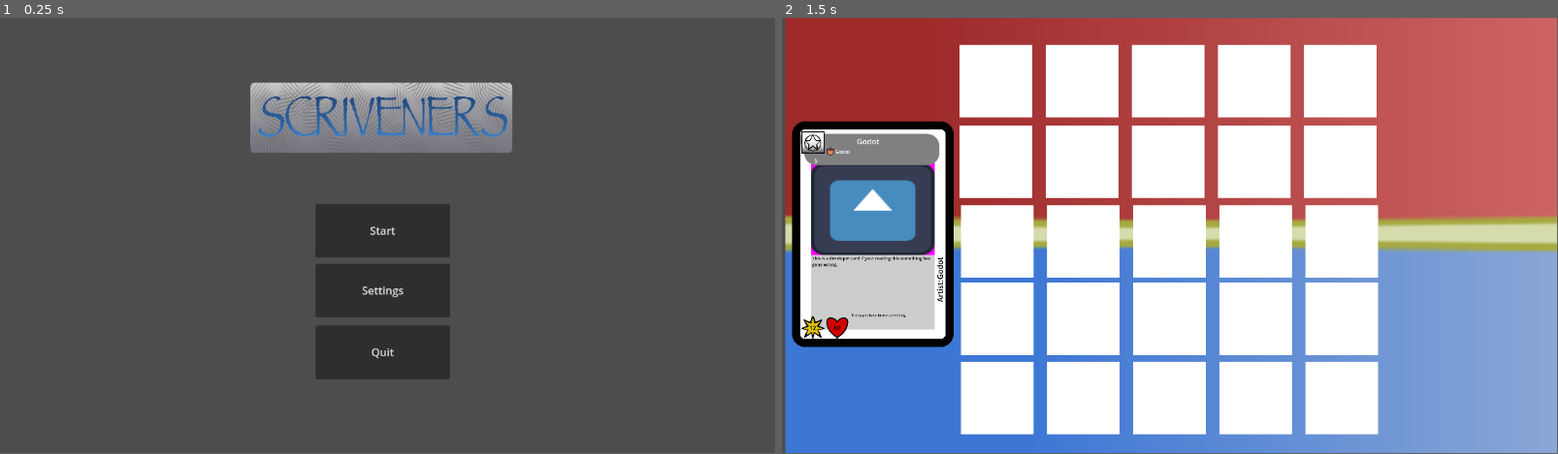
Above: before the commit, frames 1-2 (left to right).
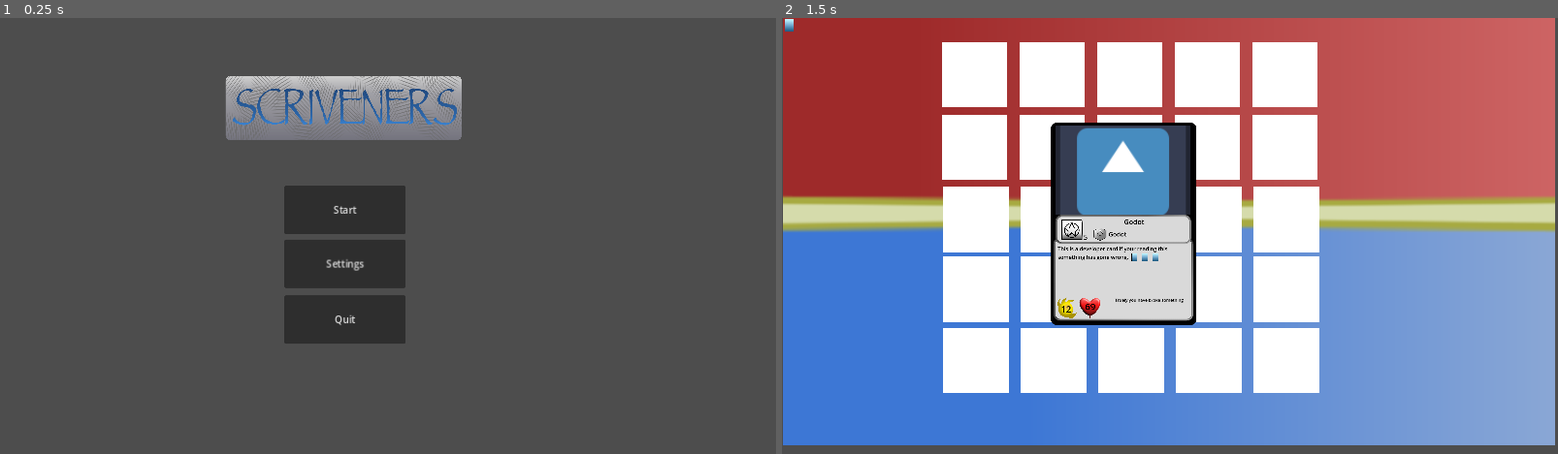
Above: after the commit, the same moments.

Repository: Diah50/Scriveners_Digital_Card_Game
Game: Godot game, scene res://scenes/main.tscn
Two runs of this game, one before a commit and one after it. Both use one fixed random seed, a clock stepped at 60 frames per second and the inputs below. The engine's default icon, where the game draws it, is replaced by a stand-in: a white triangle on a blue panel in a dark square.
Inputs:
- Up to frame 1 (0.25 s): no input
- Up to frame 2 (1.5 s): click "Start" at 0.5 s; tap Enter at 1.25 s
In our replay, the window is 799x449 before the commit and 800x450 after it. These sizes can differ from the game's own. Grey fills any space a smaller window leaves; there, only what the larger window draws over its background counts as a difference.

The runs differ from the first frame. In frame 1, 9.8% of the frame differs, in the area x 29-66%, y 13-83%; in frame 2, 47%, in the area x 0-100%, y 0-100%.
Error after the commit: Invalid access to property or key 'heart' on a base object of type 'Nil'. (res://scenes/card)

Commit message:
Updated the template with the new frame and icons and fixed a bug where it wasn't updating the text.

Diff:
--- a/global scripts/cardResource.gd
+++ b/global scripts/cardResource.gd
@@ -3,7 +3,6 @@
 class_name CardData
 enum Faction{AMBITION,INGENUITY,STRENGTH,ENDURANCE,TENACITY,CONTROL,HEGEMONY}
 
-enum Subtype {ROBOT}
 enum CardType {CARD,COMMANDER,LOCATION,SUPPORT,NEUTRAL,EQUIPMENT}
 @export var cardName:String
 @export var cost:int
@@ -16,21 +15,22 @@
 @export var flovorText:String
 @export var artistName:String
 @export var cardArt:String
+@export var moveSpeed:int = 1
 
-func load_card_type_texture(type:CardType):
+func load_card_type(type:CardType):
 	match type:
 		CardType.CARD:
-			return load("res://assets/textures/Icons/card types/card_icon.png")
+			return "${Card}"
 		CardType.COMMANDER:
-			return load("res://assets/textures/Icons/card types/commander_icon.png")
+			return "${Commander}"
 		CardType.LOCATION:
-			return load("res://assets/textures/Icons/card types/location_icon.png")
+			return "${Location}"
 		CardType.SUPPORT:
-			return load("res://assets/textures/Icons/card types/support_icon.png")
+			return "${Support}"
 		CardType.NEUTRAL:
-			return load("res://assets/textures/Icons/card types/neutral_icon.png")
+			return "${Neutral}"
 		CardType.EQUIPMENT:
-			return load("res://assets/textures/Icons/card types/equipment_icon.png")
+			return "${Equipment}"
 
 		_:
 			push_error("Nonexistent card type")
@@ -55,5 +55,6 @@
 		_:
 			push_error("Nonexistent faction type")
 			return load("res://icon.svg")
+
 func load_card_art():
 	return load(cardArt)
--- a/project.godot
+++ b/project.godot
@@ -14,3 +14,9 @@
 run/main_scene="res://scenes/main.tscn"
 config/features=PackedStringArray("4.2", "Forward Plus")
 config/icon="res://icon.svg"
+
+[display]
+
+window/size/viewport_width=1280
+window/size/viewport_height=720
+window/stretch/mode="canvas_items"
--- a/scenes/ScrivenersRichTextLabel.gd
+++ b/scenes/ScrivenersRichTextLabel.gd
@@ -7,14 +7,16 @@
 
 var keyWords = [
 "Ingenuity", "Endurance", "Strength", "Hegemony" , "Ambition" , "Tenacity", "Power",
-"Heart", "Card", "Support", "Equipment", "Location", "Commander", "Unit",
+"Heart", "Card", "Support", "Equipment", "Location", "Commander", "Unit","Neutral",
 "Burst","Revenge","Twinattack", "Murder", "Slayer", "Protected", "Aerial", "Whirlwind", "Unique", "Logistics", "Gravefeed", "Necroform X","Improvise", "Enrage", "Pincer", "Active", "Ranged", "Guardian", "Sift X","Energize", "Patience", "Rapid", "Fervor"
 ]
 @export var iconSize = 24
 
 var lastTest = ""
+var lastIconSize = iconSize
 
 func _ready():
+	bbcode_enabled = true
 	complile_text()
 
 func complile_text():
@@ -25,9 +27,10 @@
 		text = regex.sub(text,load_text_effect(key),true)
 
 func _process(_delta):
-	if lastTest != text:
+	if lastTest != text or iconSize != lastIconSize:
+		lastTest = text
+		lastIconSize = iconSize
 		complile_text()
-		lastTest = text
 
 func load_text_effect(text:String):
 	match text:
@@ -49,6 +52,8 @@
 			return "[img={width}"+str(iconSize)+"{height}]res://assets/textures/Icons/heart_icon.png[/img]"
 		"Card":
 			return "[img={width}"+str(iconSize)+"{height}]res://assets/textures/Icons/card types/card_icon.png[/img]"
+		"Neutral":
+			return "[img={width}"+str(iconSize)+"{height}]res://assets/textures/Icons/card types/neutral_icon.png[/img]"
 		"Support":
 			return "[img={width}"+str(iconSize)+"{height}]res://assets/textures/Icons/factions/support_icon.png[/img]"
 		"Equipment":
--- a/scenes/card Template.gd
+++ b/scenes/card Template.gd
@@ -1,32 +1,36 @@
 extends Node2D
 
 class_name CardTemplate
-@onready var cardName = $Control/background/Panel/header/Panel/VBoxContainer/cardName
-@onready var cost = $Control/background/Panel/header/Panel/VBoxContainer/HBoxContainer2/cost
-@onready var cardType =$Control/background/Panel/header/Panel/VBoxContainer/HBoxContainer/cardType
-@onready var faction = $"Control/background/Panel/Faction icon/factionTexture"
-@onready var subtype = $Control/background/Panel/header/Panel/VBoxContainer/HBoxContainer/subtypeText
+@onready var cardName = $"Control/background/Panel/header/HBoxContainer/name and types/cardName"
+@onready var cost = $"Control/background/Panel/header/HBoxContainer/Faction and cost/cost"
+@onready var faction = $"Control/background/Panel/header/HBoxContainer/Faction and cost/factionTexture"
+@onready var subtype = $"Control/background/Panel/header/HBoxContainer/name and types/subtypeText"
 @onready var power = $Control/background/Panel/Power/TextureRect/powerText
 @onready var heart = $Control/background/Panel/Heart/TextureRect/heartText
-@onready var description = $"Control/background/Panel/Description box/Panel/GridContainer/descriptionText"
-@onready var flovorText = $"Control/background/Panel/Description box/Panel/GridContainer/MarginContainer/flavorText"
+@onready var description = $"Control/background/Panel/Description box/GridContainer/descriptionText"
+@onready var flovorText = $"Control/background/Panel/Description box/GridContainer/MarginContainer/flavorText"
 @onready var cardArt = $"Control/background/Panel/Image window/cardImage"
 @onready var artistName = $Control/background/Panel/ArtistTage/artistName
 
 
 @export var cardInfo:CardData
 
-
-
+var max_health = cardInfo.heart
+var health = max_health:
+	set(value):
+		if health-value<=0 and value<0 :
+			health = 0
+		elif health+value>= max_health and value>0:
+			health = max_health
+		health = value
 func _ready():
 	update_card_visuals()
 
 func update_card_visuals():
 	cardName.text = cardInfo.cardName
 	cost.text = str(cardInfo.cost)
-	cardType.texture = await cardInfo.load_card_type_texture(cardInfo.cardType)
 	faction.texture = await cardInfo.load_faction_texture(cardInfo.faction)
-	subtype.text = cardInfo.subtype
+	subtype.text =  await cardInfo.load_card_type(cardInfo.cardType)+" "+cardInfo.subtype
 	power.text = str(cardInfo.power)
 	heart.text = str(cardInfo.heart)
 	description.text = cardInfo.description
--- a/scenes/card Template.tscn
+++ b/scenes/card Template.tscn
@@ -1,11 +1,12 @@
-[gd_scene load_steps=22 format=3 uid="uid://cw7ye7msiyejp"]
+[gd_scene load_steps=14 format=3 uid="uid://cw7ye7msiyejp"]
 
 [ext_resource type="Script" path="res://scenes/card Template.gd" id="1_btga0"]
+[ext_resource type="Texture2D" uid="uid://c7ncr1xoec8ni" path="res://assets/textures/SCG_Card_Frame.png" id="2_27p0o"]
+[ext_resource type="PackedScene" uid="uid://eik7hn8vmhxq" path="res://scenes/tools/scriveners_rich_text_label.tscn" id="3_hl17v"]
 [ext_resource type="Texture2D" uid="uid://ugct8o3ae41s" path="res://assets/textures/Icons/power_icon.png" id="3_idafw"]
-[ext_resource type="Texture2D" uid="uid://brhy3lv4hy46f" path="res://assets/textures/Icons/card types/card_icon.png" id="3_m552f"]
 [ext_resource type="Texture2D" uid="uid://yvmoavymhnbc" path="res://assets/textures/Icons/heart_icon.png" id="4_7x4wq"]
+[ext_resource type="Texture2D" uid="uid://difxuhmw3l4jm" path="res://icon.svg" id="4_gb84i"]
 [ext_resource type="Texture2D" uid="uid://h307w1s2265g" path="res://assets/textures/Icons/factions/ingenuity_icon.png" id="4_n54b8"]
-[ext_resource type="Texture2D" uid="uid://tcac8rylv62s" path="res://assets/textures/Neutral_-_3_Front.png" id="5_6foti"]
 
 [sub_resource type="StyleBoxFlat" id="StyleBoxFlat_3fudf"]
 bg_color = Color(1, 1, 1, 1)
@@ -22,47 +23,16 @@
 [sub_resource type="Theme" id="Theme_a7u7p"]
 Panel/styles/panel = SubResource("StyleBoxFlat_3fudf")
 
-[sub_resource type="StyleBoxFlat" id="StyleBoxFlat_vi34e"]
-bg_color = Color(0.8, 0.8, 0.8, 1)
-
-[sub_resource type="Theme" id="Theme_kdupp"]
-Panel/styles/panel = SubResource("StyleBoxFlat_vi34e")
-
-[sub_resource type="LabelSettings" id="LabelSettings_ivg5e"]
-font_size = 25
-font_color = Color(0, 0, 0, 1)
-
-[sub_resource type="LabelSettings" id="LabelSettings_sxsr3"]
-font_size = 20
-font_color = Color(0, 0, 0, 1)
-
-[sub_resource type="StyleBoxFlat" id="StyleBoxFlat_7ycge"]
-bg_color = Color(1, 0, 1, 1)
-
-[sub_resource type="Theme" id="Theme_actlg"]
-Panel/styles/panel = SubResource("StyleBoxFlat_7ycge")
-
-[sub_resource type="StyleBoxFlat" id="StyleBoxFlat_h3nk5"]
-bg_color = Color(0.501961, 0.501961, 0.501961, 1)
-corner_radius_top_left = 75
-corner_radius_top_right = 75
-corner_radius_bottom_right = 75
-corner_radius_bottom_left = 75
-
-[sub_resource type="Theme" id="Theme_8rrqg"]
-Panel/styles/panel = SubResource("StyleBoxFlat_h3nk5")
+[sub_resource type="LabelSettings" id="LabelSettings_l5jbs"]
+font_size = 45
+font_color = Color(0, 0, 0, 1)
 
 [sub_resource type="LabelSettings" id="LabelSettings_4xy22"]
 font_size = 45
-
-[sub_resource type="LabelSettings" id="LabelSettings_18dh5"]
-font_size = 30
-
-[sub_resource type="LabelSettings" id="LabelSettings_l5jbs"]
-font_size = 35
+font_color = Color(0, 0, 0, 1)
 
 [sub_resource type="LabelSettings" id="LabelSettings_r0pwq"]
-font_size = 35
+font_size = 60
 font_color = Color(0, 0, 0, 1)
 
 [sub_resource type="LabelSettings" id="LabelSettings_2lyuj"]
@@ -99,153 +69,116 @@
 offset_right = 40.0
 offset_bottom = 40.0
 
-[node name="Panel" type="Panel" parent="Control/background"]
+[node name="Panel" type="Control" parent="Control/background"]
 layout_mode = 2
 theme = SubResource("Theme_a7u7p")
 
 [node name="card front" type="TextureRect" parent="Control/background/Panel"]
-visible = false
 custom_minimum_size = Vector2(960, 1344)
 layout_mode = 0
 offset_right = 960.0
 offset_bottom = 1344.0
-texture = ExtResource("5_6foti")
+texture = ExtResource("2_27p0o")
 
 [node name="Description box" type="MarginContainer" parent="Control/background/Panel"]
 layout_mode = 0
-offset_left = 111.0
-offset_top = 798.0
-offset_right = 848.0
-offset_bottom = 1242.0
-
-[node name="Panel" type="Panel" parent="Control/background/Panel/Description box"]
-layout_mode = 2
-theme = SubResource("Theme_kdupp")
-
-[node name="GridContainer" type="VBoxContainer" parent="Control/background/Panel/Description box/Panel"]
+offset_left = 48.0
+offset_top = 812.0
+offset_right = 912.0
+offset_bottom = 1276.0
+
+[node name="GridContainer" type="VBoxContainer" parent="Control/background/Panel/Description box"]
 custom_minimum_size = Vector2(720, 435)
-layout_mode = 0
-offset_left = 9.0
-offset_right = 729.0
-offset_bottom = 435.0
-
-[node name="descriptionText" type="Label" parent="Control/background/Panel/Description box/Panel/GridContainer"]
+layout_mode = 2
+
+[node name="descriptionText" parent="Control/background/Panel/Description box/GridContainer" instance=ExtResource("3_hl17v")]
 custom_minimum_size = Vector2(445, 338)
 layout_mode = 2
+theme_override_colors/default_color = Color(0, 0, 0, 1)
+theme_override_font_sizes/normal_font_size = 35
+text = "Lorem ipsum dolor sit amet, consectetur adipiscing elit, sed do eiusmod tempor incididunt ut  labore et dolore magna aliqua. Sed pulvinar proin gravida hendrerit lectus a. Pulvinar elementum"
+iconSize = 60
+
+[node name="MarginContainer" type="HBoxContainer" parent="Control/background/Panel/Description box/GridContainer"]
+layout_mode = 2
+size_flags_vertical = 3
+
+[node name="MarginContainer2" type="MarginContainer" parent="Control/background/Panel/Description box/GridContainer/MarginContainer"]
+layout_mode = 2
 size_flags_horizontal = 3
-size_flags_vertical = 2
-text = "Lorem ipsum dolor sit amet, consectetur adipiscing elit, sed do eiusmod tempor incididunt ut labore et dolore magna aliqua. Sed pulvinar proin gravida hendrerit lectus a. Pulvinar elementum"
-label_settings = SubResource("LabelSettings_ivg5e")
-autowrap_mode = 3
-clip_text = true
-
-[node name="MarginContainer" type="HBoxContainer" parent="Control/background/Panel/Description box/Panel/GridContainer"]
+
+[node name="flavorText" parent="Control/background/Panel/Description box/GridContainer/MarginContainer" instance=ExtResource("3_hl17v")]
+custom_minimum_size = Vector2(487, 62)
+layout_mode = 2
+theme_override_colors/default_color = Color(0, 0, 0, 1)
+theme_override_font_sizes/normal_font_size = 28
+text = "Lorem ipsum dolor sit amet, consectetur adipiscing elit, sed do eiusmod tempor verra nibh "
+
+[node name="Image window" type="MarginContainer" parent="Control/background/Panel"]
+layout_mode = 0
+offset_left = 36.0
+offset_top = 20.0
+offset_right = 920.0
+offset_bottom = 612.0
+
+[node name="cardImage" type="TextureRect" parent="Control/background/Panel/Image window"]
+layout_mode = 2
+texture = ExtResource("4_gb84i")
+expand_mode = 1
+stretch_mode = 6
+
+[node name="header" type="MarginContainer" parent="Control/background/Panel"]
+layout_mode = 0
+offset_left = 64.0
+offset_top = 628.0
+offset_right = 892.0
+offset_bottom = 792.0
+
+[node name="HBoxContainer" type="HBoxContainer" parent="Control/background/Panel/header"]
+layout_mode = 2
+
+[node name="Faction and cost" type="HBoxContainer" parent="Control/background/Panel/header/HBoxContainer"]
+layout_mode = 2
+size_flags_horizontal = 0
+
+[node name="factionTexture" type="TextureRect" parent="Control/background/Panel/header/HBoxContainer/Faction and cost"]
+custom_minimum_size = Vector2(150, 150)
 layout_mode = 2
 size_flags_vertical = 3
-
-[node name="MarginContainer2" type="MarginContainer" parent="Control/background/Panel/Description box/Panel/GridContainer/MarginContainer"]
-layout_mode = 2
-size_flags_horizontal = 3
-
-[node name="flavorText" type="Label" parent="Control/background/Panel/Description box/Panel/GridContainer/MarginContainer"]
-custom_minimum_size = Vector2(487, 62)
-layout_mode = 2
-size_flags_vertical = 3
-text = "Lorem ipsum dolor sit amet, consectetur adipiscing elit, sed do eiusmod tempor verra nibh "
-label_settings = SubResource("LabelSettings_sxsr3")
-autowrap_mode = 3
-clip_text = true
-
-[node name="Image window" type="MarginContainer" parent="Control/background/Panel"]
-layout_mode = 0
-offset_left = 111.0
-offset_top = 248.0
-offset_right = 848.0
-offset_bottom = 798.0
-
-[node name="Panel" type="Panel" parent="Control/background/Panel/Image window"]
-layout_mode = 2
-theme = SubResource("Theme_actlg")
-
-[node name="cardImage" type="TextureRect" parent="Control/background/Panel/Image window"]
-layout_mode = 2
-expand_mode = 1
-
-[node name="header" type="MarginContainer" parent="Control/background/Panel"]
-layout_mode = 0
-offset_left = 71.0
-offset_top = 74.0
-offset_right = 877.0
-offset_bottom = 261.0
-
-[node name="Panel" type="Panel" parent="Control/background/Panel/header"]
-layout_mode = 2
-theme = SubResource("Theme_8rrqg")
-
-[node name="VBoxContainer" type="VBoxContainer" parent="Control/background/Panel/header/Panel"]
-layout_mode = 0
-offset_left = 1.0
-offset_top = 14.0
-offset_right = 761.0
-offset_bottom = 184.0
-
-[node name="cardName" type="Label" parent="Control/background/Panel/header/Panel/VBoxContainer"]
+texture = ExtResource("4_n54b8")
+expand_mode = 1
+stretch_mode = 5
+
+[node name="cost" type="Label" parent="Control/background/Panel/header/HBoxContainer/Faction and cost"]
+custom_minimum_size = Vector2(60, 0)
+layout_mode = 2
+size_flags_vertical = 8
+text = "00"
+label_settings = SubResource("LabelSettings_l5jbs")
+
+[node name="name and types" type="VBoxContainer" parent="Control/background/Panel/header/HBoxContainer"]
+layout_mode = 2
+
+[node name="cardName" type="Label" parent="Control/background/Panel/header/HBoxContainer/name and types"]
 layout_mode = 2
 text = "Name"
 label_settings = SubResource("LabelSettings_4xy22")
 horizontal_alignment = 1
 
-[node name="HBoxContainer" type="HBoxContainer" parent="Control/background/Panel/header/Panel/VBoxContainer"]
-layout_mode = 2
-
-[node name="MarginContainer" type="MarginContainer" parent="Control/background/Panel/header/Panel/VBoxContainer/HBoxContainer"]
-layout_mode = 2
-size_flags_horizontal = 3
-
-[node name="cardType" type="TextureRect" parent="Control/background/Panel/header/Panel/VBoxContainer/HBoxContainer"]
-custom_minimum_size = Vector2(50, 50)
-layout_mode = 2
-texture = ExtResource("3_m552f")
-expand_mode = 1
-flip_h = true
-
-[node name="subtypeText" type="Label" parent="Control/background/Panel/header/Panel/VBoxContainer/HBoxContainer"]
-custom_minimum_size = Vector2(575, 0)
-layout_mode = 2
-text = "Subtype"
-label_settings = SubResource("LabelSettings_18dh5")
-
-[node name="HBoxContainer2" type="HBoxContainer" parent="Control/background/Panel/header/Panel/VBoxContainer"]
-layout_mode = 2
-
-[node name="MarginContainer" type="MarginContainer" parent="Control/background/Panel/header/Panel/VBoxContainer/HBoxContainer2"]
-layout_mode = 2
-size_flags_horizontal = 3
-
-[node name="cost" type="Label" parent="Control/background/Panel/header/Panel/VBoxContainer/HBoxContainer2"]
-custom_minimum_size = Vector2(700, 0)
-layout_mode = 2
-text = "00"
-label_settings = SubResource("LabelSettings_l5jbs")
-
-[node name="Faction icon" type="MarginContainer" parent="Control/background/Panel"]
-layout_mode = 0
-offset_left = 47.0
-offset_top = 49.0
-offset_right = 198.0
-offset_bottom = 200.0
-
-[node name="factionTexture" type="TextureRect" parent="Control/background/Panel/Faction icon"]
-layout_mode = 2
-texture = ExtResource("4_n54b8")
-expand_mode = 1
+[node name="subtypeText" parent="Control/background/Panel/header/HBoxContainer/name and types" instance=ExtResource("3_hl17v")]
+custom_minimum_size = Vector2(540, 95)
+layout_mode = 2
+theme_override_colors/default_color = Color(0, 0, 0, 1)
+theme_override_font_sizes/normal_font_size = 40
+text = "[img={width}90{height}]res://assets/textures/Icons/card types/card_icon.png[/img] Subtype"
+iconSize = 90
 
 [node name="Power" type="MarginContainer" parent="Control/background/Panel"]
 layout_mode = 0
-offset_left = 48.0
-offset_top = 1145.0
-offset_right = 199.0
-offset_bottom = 1296.0
+offset_left = 32.0
+offset_top = 1152.0
+offset_right = 183.0
+offset_bottom = 1303.0
 
 [node name="TextureRect" type="TextureRect" parent="Control/background/Panel/Power"]
 layout_mode = 2
@@ -254,10 +187,10 @@
 
 [node name="powerText" type="Label" parent="Control/background/Panel/Power/TextureRect"]
 layout_mode = 0
-offset_left = 53.0
-offset_top = 60.0
-offset_right = 98.0
-offset_bottom = 108.0
+offset_left = 36.0
+offset_top = 40.0
+offset_right = 104.0
+offset_bottom = 123.0
 text = "00"
 label_settings = SubResource("LabelSettings_r0pwq")
 horizontal_alignment = 1
@@ -265,10 +198,10 @@
 
 [node name="Heart" type="MarginContainer" parent="Control/background/Panel"]
 layout_mode = 0
-offset_left = 193.0
-offset_top = 1145.0
-offset_right = 344.0
-offset_bottom = 1296.0
+offset_left = 184.0
+offset_top = 1152.0
+offset_right = 335.0
+offset_bottom = 1303.0
 
 [node name="TextureRect" type="TextureRect" parent="Control/background/Panel/Heart"]
 layout_mode = 2
@@ -277,16 +210,17 @@
 
 [node name="heartText" type="Label" parent="Control/background/Panel/Heart/TextureRect"]
 layout_mode = 0
-offset_left = 53.0
-offset_top = 60.0
-offset_right = 98.0
-offset_bottom = 108.0
+offset_left = 44.0
+offset_top = 24.0
+offset_right = 112.0
+offset_bottom = 107.0
 text = "00"
 label_settings = SubResource("LabelSettings_r0pwq")
 horizontal_alignment = 1
 vertical_alignment = 1
 
 [node name="ArtistTage" type="HBoxContainer" parent="Control/background/Panel"]
+visible = false
 layout_mode = 0
 offset_left = 848.0
 offset_top = 1077.0
--- a/scenes/gameboard.tscn
+++ b/scenes/gameboard.tscn
@@ -1,40 +1,42 @@
-[gd_scene load_steps=6 format=3 uid="uid://bstnmbxxb6vjl"]
+[gd_scene load_steps=7 format=3 uid="uid://bstnmbxxb6vjl"]
 
 [ext_resource type="PackedScene" uid="uid://cw7ye7msiyejp" path="res://scenes/card Template.tscn" id="1_fq5pq"]
 [ext_resource type="Texture2D" uid="uid://tw174putly5o" path="res://assets/textures/scriveners_blue_gameboard.png" id="1_wtc43"]
 [ext_resource type="Texture2D" uid="uid://celnvls65dms5" path="res://assets/textures/scriveners_red_gameboard.png" id="2_58k5e"]
 [ext_resource type="Script" path="res://global scripts/cardResource.gd" id="2_fnbpa"]
+[ext_resource type="Script" path="res://scenes/ScrivenersRichTextLabel.gd" id="5_j4foj"]
 
 [sub_resource type="Resource" id="Resource_3fyog"]
 script = ExtResource("2_fnbpa")
 cardName = "Godot"
 cost = 5
-cardType = 1
+cardType = 4
 faction = 5
 subtype = "Godot"
 power = 12
 heart = 69
-description = "This is a developer card if your reading this something has gone wrong."
+description = "This is a developer card if your reading this something has gone wrong. ${Card} ${Card} ${Card}"
 flovorText = "Truely you have broke something"
 artistName = "Godot"
 cardArt = "res://icon.svg"
+moveSpeed = 0
 
 [node name="Gameboard" type="Node2D"]
 
 [node name="ScrivenersBlueGameboard" type="Sprite2D" parent="."]
-position = Vector2(581, 485.7)
-scale = Vector2(0.6, 0.6)
+position = Vector2(638.5, 513.5)
+scale = Vector2(0.663021, 0.701275)
 texture = ExtResource("1_wtc43")
 
 [node name="ScrivenersRedGameboard" type="Sprite2D" parent="."]
-position = Vector2(581, 157)
+position = Vector2(637.998, 157)
 rotation = 3.14159
-scale = Vector2(0.6, 0.6)
+scale = Vector2(0.663544, 0.6)
 texture = ExtResource("2_58k5e")
 
 [node name="CardTemplate" parent="." instance=ExtResource("1_fq5pq")]
 z_index = 2
-position = Vector2(136, 322)
+position = Vector2(564, 340)
 cardInfo = SubResource("Resource_3fyog")
 metadata/_edit_vertical_guides_ = [-480.0, 480.0]
 metadata/_edit_horizontal_guides_ = [-672.0, 672.0]
@@ -219,3 +221,10 @@
 offset_top = 512.0
 offset_right = 886.0
 offset_bottom = 620.0
+
+[node name="ScrivenersRichText" type="RichTextLabel" parent="."]
+offset_right = 171.0
+offset_bottom = 101.0
+bbcode_enabled = true
+text = "[img={width}24{height}]res://assets/textures/Icons/card types/card_icon.png[/img]"
+script = ExtResource("5_j4foj")
--- a/scenes/main.tscn
+++ b/scenes/main.tscn
@@ -1,8 +1,7 @@
-[gd_scene load_steps=4 format=3 uid="uid://dnkm6nq6cov18"]
+[gd_scene load_steps=3 format=3 uid="uid://dnkm6nq6cov18"]
 
 [ext_resource type="Script" path="res://scenes/menu.gd" id="1_oumlu"]
 [ext_resource type="Texture2D" uid="uid://caau1gmebhbhr" path="res://assets/textures/Scriveners_Logo.png" id="2_c5e27"]
-[ext_resource type="PackedScene" uid="uid://eik7hn8vmhxq" path="res://scenes/tools/scriveners_rich_text_label.tscn" id="3_jee3u"]
 
 [node name="menu" type="Node2D"]
 script = ExtResource("1_oumlu")
@@ -42,35 +41,6 @@
 offset_bottom = 538.0
 text = "Quit"
 
-[node name="ScrivenersRichTextLabel" parent="." instance=ExtResource("3_jee3u")]
-visible = false
-offset_left = 5.0
-offset_top = 11.0
-offset_right = 970.0
-offset_bottom = 685.0
-text = "The [hint={tooltip text displayed on hover}]sky[/hint] is [color=blue]blue[/color]
-Cool image [img={width}24{height}]res://assets/textures/Icons/card types/card_icon.png[/img]
-
-
-${heart}
-
-There are six resources/factions/colors/aspects.
-[img={width}24{height}]res://assets/textures/Icons/factions/mini_ingenuity.png[/img] , [img={width}24{height}]res://assets/textures/Icons/factions/mini_endurance.png[/img], [img={width}24{height}]res://assets/textures/Icons/factions/mini_strength.png[/img], [img={width}24{height}]res://assets/textures/Icons/factions/mini_hegemony.png[/img], [img={width}24{height}]res://assets/textures/Icons/factions/mini_ambition.png[/img], and [img={width}24{height}]res://assets/textures/Icons/factions/mini_tenacity.png[/img].
-
-There are also 6 card types
-[img={width}24{height}]res://assets/textures/Icons/card types/card_icon.png[/img], [img={width}24{height}]res://assets/textures/Icons/factions/support_icon.png[/img], [img={width}24{height}]res://assets/textures/Icons/card types/equipment_icon.png[/img], [img={width}24{height}]res://assets/textures/Icons/card types/location_icon.png[/img], [img={width}24{height}]res://assets/textures/Icons/card types/commander_icon.png[/img], [img={width}24{height}]res://assets/textures/Icons/card types/unit_icon.png[/img] Unit
-
-Finally we have
-Power [img={width}24{height}]res://assets/textures/Icons/power_icon.png[/img] and Heart [img={width}24{height}]res://assets/textures/Icons/heart_icon.png[/img]
-
-Now it's time to [font=res://assets/fonts/laila/Laila-Bold.ttf][b]Burst[/b][/font] and get [font=res://assets/fonts/laila/Laila-Bold.ttf][b]Revenge[/b][/font] on you oppent
-
-[img={width}24{height}]res://assets/textures/Icons/heart_icon.png[/img] [img={width}24{height}]res://assets/textures/Icons/factions/mini_endurance.png[/img]
-
-
-
-"
-
 [connection signal="button_up" from="Control/Start_btm" to="." method="_on_start_btm_button_up"]
 [connection signal="button_up" from="Control/Settings_btm" to="." method="_on_settings_btm_button_up"]
 [connection signal="button_up" from="Control/Quit_btm" to="." method="_on_quit_btm_button_up"]
Binary file added: assets/textures/Icons/attack_arrow.png
Not shown, added: assets/textures/Icons/attack_arrow.png.import
Binary file changed: assets/textures/Icons/card types/card_icon.png
Binary file changed: assets/textures/Icons/card types/commander_icon.png
Binary file changed: assets/textures/Icons/card types/equipment_icon.png
Binary file changed: assets/textures/Icons/card types/location_icon.png
Binary file changed: assets/textures/Icons/card types/neutral_icon.png
Binary file added: assets/textures/Icons/card types/support_icon.png
Not shown, added: assets/textures/Icons/card types/support_icon.png.import
Binary file changed: assets/textures/Icons/card types/unit_icon.png
Binary file changed: assets/textures/Icons/factions/ambition_icon.png
Binary file changed: assets/textures/Icons/factions/endurance_icon.png
(and 8 more such lines)
